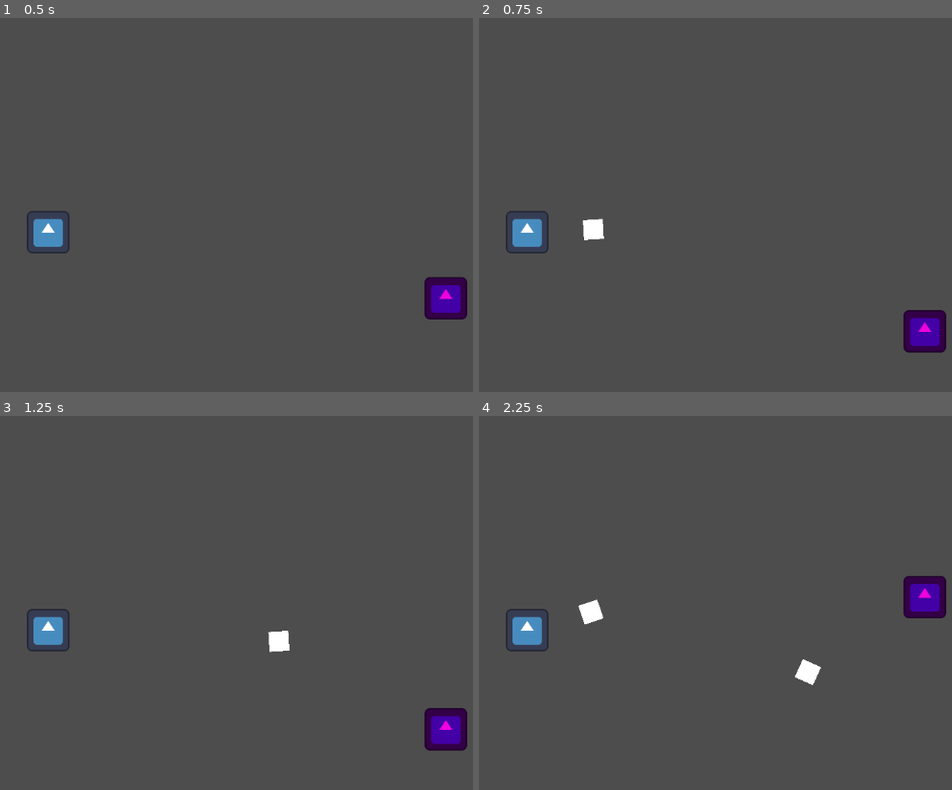
Above: before the commit, frames 1-4 (two rows, left to right).
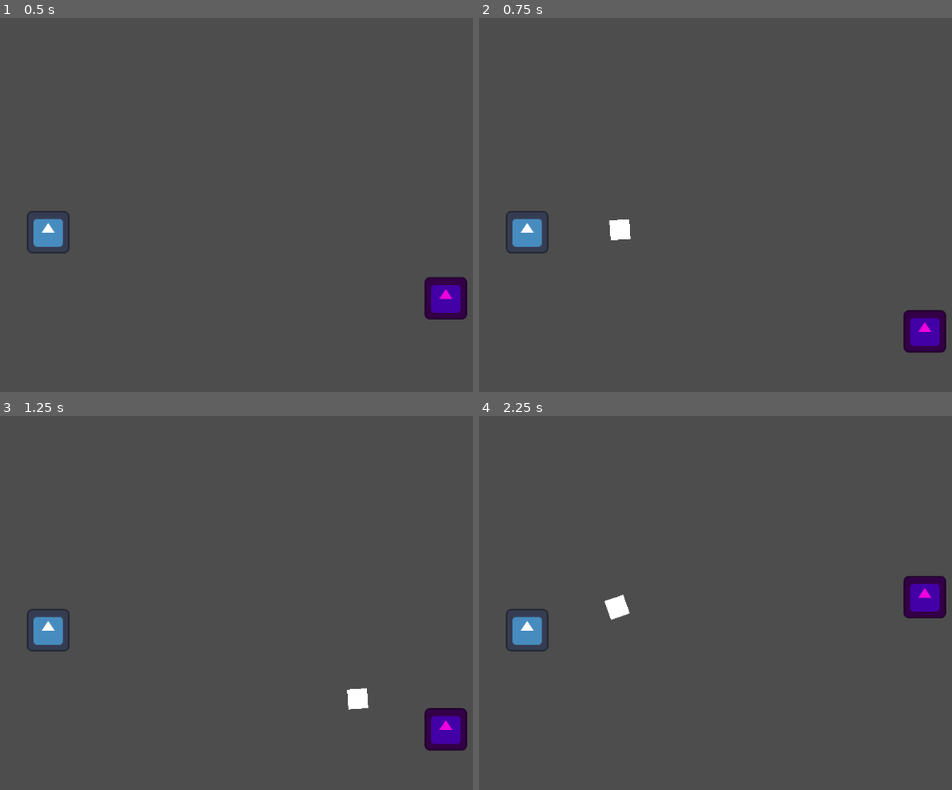
Above: after the commit, the same moments.

Repository: yueqianjian/BezierBullet
Game: Godot game, scene res://main.tscn
Same seed, same stepped clock (60 frames per second), same inputs: the game is played once before the commit and once after it. The engine's default icon, where the game draws it, is replaced by a stand-in: a white triangle on a blue panel in a dark square.
Inputs (mouse positions are in pixels of both pictures, inside the frame that each line leads up to):
- Up to frame 1 (0.5 s): no input
- Up to frame 2 (0.75 s): move the mouse to (895, 212) at 0.52 s; press the mouse at (895, 212) at 0.53 s
- Up to frame 3 (1.25 s): no input
- Up to frame 4 (2.25 s): move the mouse to (573, 651) at 1.27 s; release the mouse at (573, 651) at 1.28 s; click (573, 651) at 1.35 s; move the mouse to (800, 535) at 2.02 s; press the mouse at (800, 535) at 2.03 s

Frame 1 is identical in both runs. In frame 2, 0.5% of the frame differs, in the area x 21-33%, y 53-60%; in frame 3, 0.5%; in frame 4, 0.7%, in the area x 21-73%, y 47-72%.

Commit message:
update t

Diff:
--- a/bullet.gd
+++ b/bullet.gd
@@ -1,20 +1,14 @@
 extends Node2D
 
-var speed = 500.0
+var speed = 700.0
 var direction = Vector2.ZERO
-
-var start_point = Vector2.ZERO
-var target_point = Vector2.ZERO
-var start_control_point = Vector2.ZERO
-var target_control_point = Vector2.ZERO
 var next_point = Vector2.ZERO
-var t = 0.0
+var current_time = 0.0
 
 func _ready():
 	look_at(get_global_mouse_position())
 	direction = (get_global_mouse_position() - global_position).normalized()
 	next_point = global_position
-	start_point = global_position
 
 
 func set_next_point(delta):
@@ -22,8 +16,11 @@
 	if !enemy:
 		return
 
-	t = min((speed * delta / 500) + t, 1)
-	start_control_point = direction * (global_position.distance_to(enemy.global_position) / 0.3)
+	current_time += delta
+	var distance = global_position.distance_to(enemy.global_position)
+	var all_time = distance / speed
+	var t = min(current_time / all_time, 1)
+	var start_control_point = direction * speed * 1.7
 	next_point = global_position.bezier_interpolate(start_control_point, enemy.global_position, enemy.global_position, t)
 
 
--- a/main.tscn
+++ b/main.tscn
@@ -2,6 +2,21 @@
 
 [ext_resource type="PackedScene" uid="uid://yq2xwp08rliq" path="res://player.tscn" id="1_qljpj"]
 [ext_resource type="PackedScene" uid="uid://be0bi8gra4elk" path="res://enemy.tscn" id="2_euvme"]
+
+[sub_resource type="Animation" id="Animation_pq2cj"]
+length = 0.001
+tracks/0/type = "value"
+tracks/0/imported = false
+tracks/0/enabled = true
+tracks/0/path = NodePath("Enemy:position")
+tracks/0/interp = 1
+tracks/0/loop_wrap = true
+tracks/0/keys = {
+"times": PackedFloat32Array(0),
+"transitions": PackedFloat32Array(1),
+"update": 0,
+"values": [Vector2(300, 0)]
+}
 
 [sub_resource type="Animation" id="Animation_16uml"]
 resource_name = "move"
@@ -18,21 +33,6 @@
 "transitions": PackedFloat32Array(1, 1, 1),
 "update": 0,
 "values": [Vector2(300, 0), Vector2(300, 200), Vector2(300, -200)]
-}
-
-[sub_resource type="Animation" id="Animation_pq2cj"]
-length = 0.001
-tracks/0/type = "value"
-tracks/0/imported = false
-tracks/0/enabled = true
-tracks/0/path = NodePath("Enemy:position")
-tracks/0/interp = 1
-tracks/0/loop_wrap = true
-tracks/0/keys = {
-"times": PackedFloat32Array(0),
-"transitions": PackedFloat32Array(1),
-"update": 0,
-"values": [Vector2(300, 0)]
 }
 
 [sub_resource type="AnimationLibrary" id="AnimationLibrary_gmckh"]
